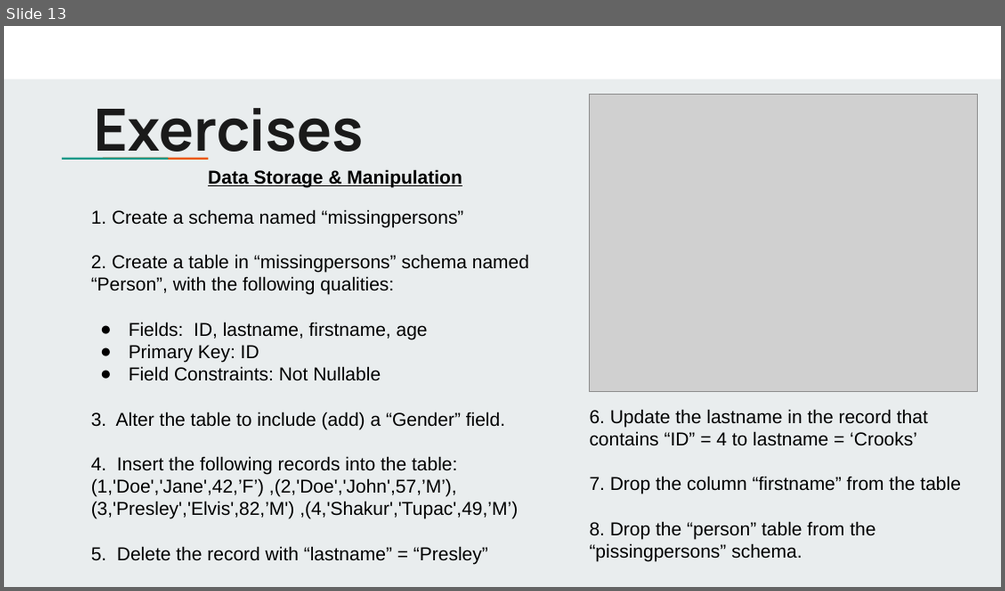
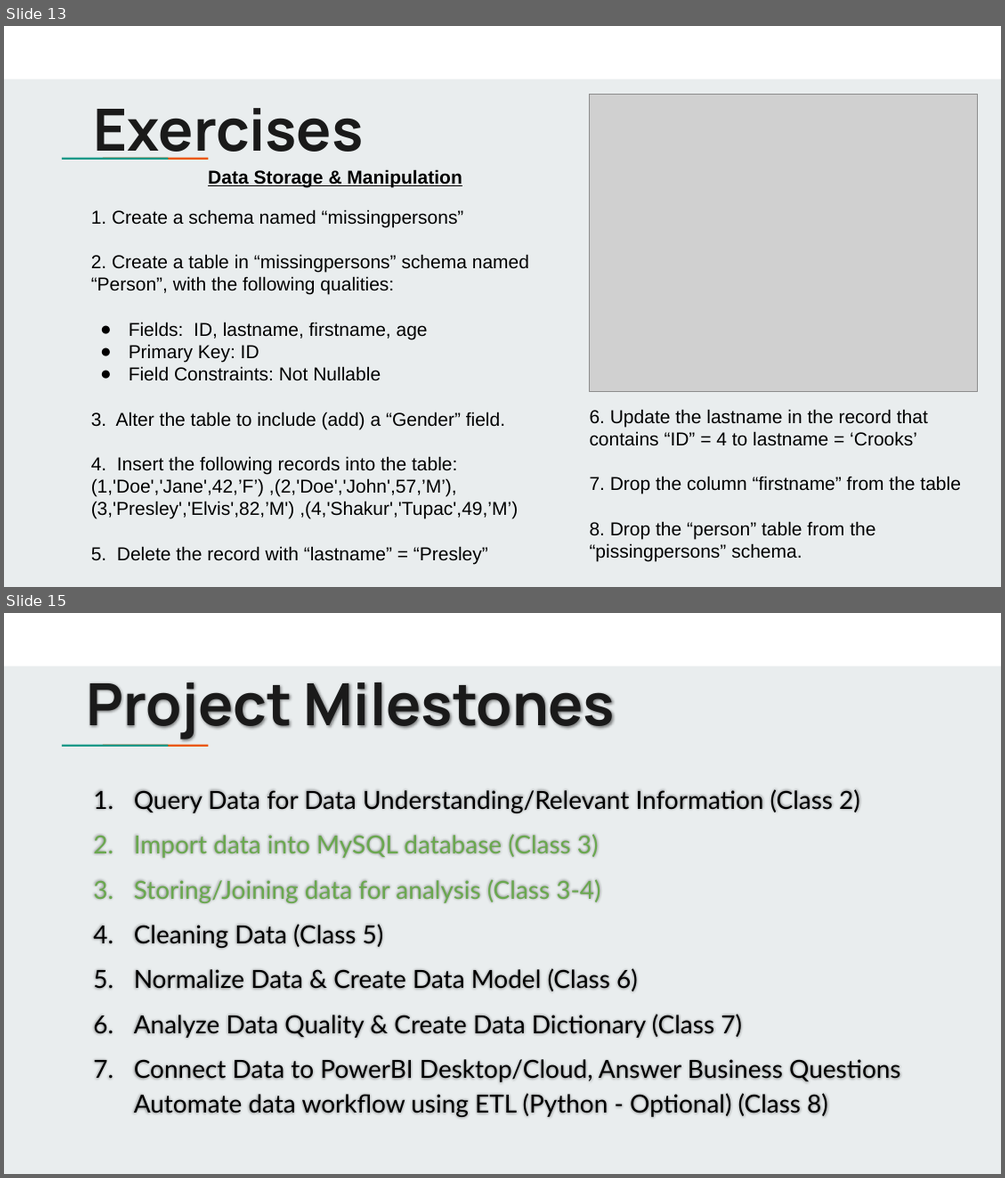
Before and after one commit to jbergmann56/OSDA-DataManipulationAndManagement, a slide deck: Lectures/(3) Extracting & Storing Data.pptx. Shown one above the other, each under a label of ours: slide 13 before the commit, slides 13 and 15 after it; the slides between them are not shown. The pictures are 1005x591 and 1005x1178 pixels, drawn with LibreOffice and Linux fonts; fonts in the diff are those of the drawing; grey boxes stand for pictures. Boxes give left, top, right and bottom in pixels: in the first picture for what was removed or moved away, otherwise in the second. Text is boxed around its words. In the diff, an @@ line names an element or a change of style, - is before the commit and + after.

Commit message:
10.20 class upd

```diff
--- a/Lectures/(3) Extracting & Storing Data.pptx
+++ b/Lectures/(3) Extracting & Storing Data.pptx
@@ slide 15 added at bbox=[4, 613, 1001, 1174], background #E9EDEE; not listed: 3 template elements that a slide beside it also shows @@
@@ title added at bbox=[86, 682, 615, 741], 56 pt, text #1A1A1A, bold @@
+Project Milestones
@@ text added at bbox=[93, 789, 901, 1117], 24 pt, text #000000 @@
+1. Query Data for Data Understanding/Relevant Information (Class 2)
+2. Import data into MySQL database (Class 3)
+3. Storing/Joining data for analysis (Class 3-4)
+4. Cleaning Data (Class 5)
+5. Normalize Data & Create Data Model (Class 6)
+6. Analyze Data Quality & Create Data Dictionary (Class 7)
+7. Connect Data to PowerBI Desktop/Cloud, Answer Business Questions Automate data workflow using ETL (Python - Optional) (Class 8)
```
Also in this commit, not shown: 2 other slides added, 20 other files.
